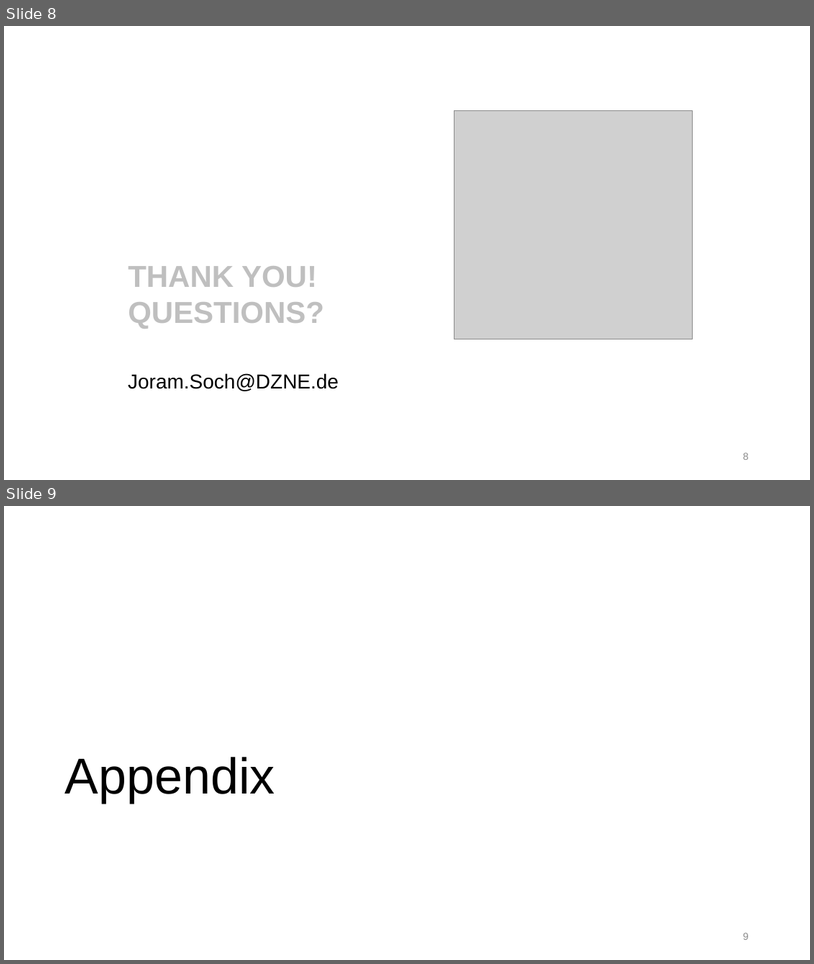
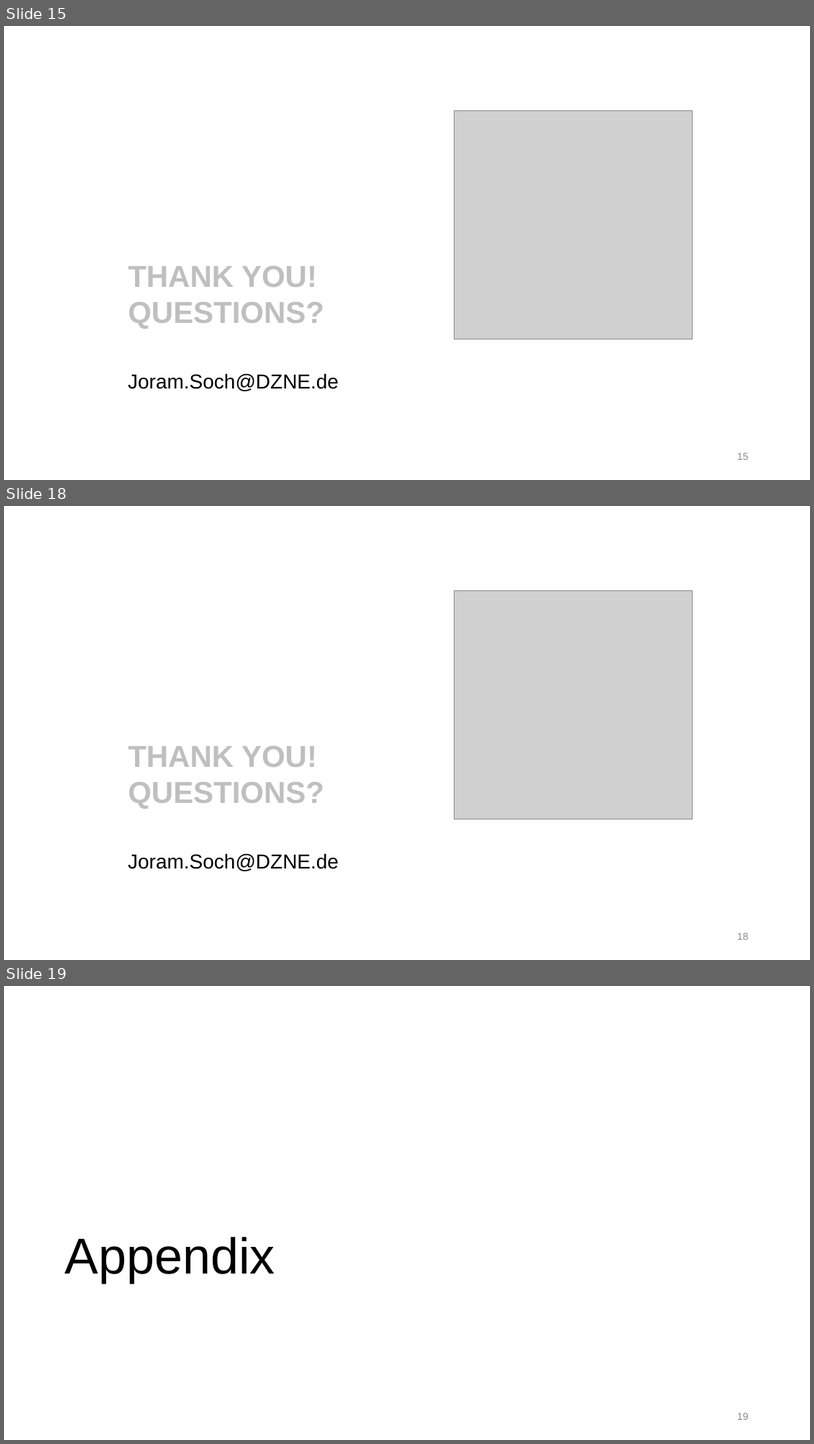
Before and after one commit to JoramSoch/OHBM_2022, a slide deck: Talks/OHBM_2022_Talk_B_FADE.pptx. Shown one above the other, each under a label of ours: slides 8 and 9 before the commit, slides 15, 18 and 19 after it; the slides between them are not shown. The pictures are 814x964 and 814x1444 pixels, drawn with LibreOffice and Linux fonts; fonts in the diff are those of the drawing; grey boxes stand for pictures. Boxes give left, top, right and bottom in pixels: in the first picture for what was removed or moved away, otherwise in the second. Text is boxed around its words. In the diff, an @@ line names an element or a change of style, - is before the commit and + after.

```diff
--- a/Talks/OHBM_2022_Talk_B_FADE.pptx
+++ b/Talks/OHBM_2022_Talk_B_FADE.pptx
@@ slide 18 added at (4, 506, 810, 960), background #FFFFFF @@
@@ picture added at (455, 591, 693, 819) @@
@@ text added at (128, 746, 324, 808), 36 pt, text #BFBFBF, bold @@
+THANK YOU!
+QUESTIONS?
@@ text added at (128, 853, 339, 871), 24 pt, text #000000 @@
+Joram.Soch@DZNE.de
@@ page number added at (738, 932, 749, 939), 12 pt, text #8C8C8C @@
+18
@@ what was slide 8 is now slide 15 @@
@@ page number at (738, 452, 749, 459): text changed @@
-8
+15
@@ what was slide 9 is now slide 19 @@
@@ page number at (738, 1412, 749, 1419): text changed @@
-9
+19
```
Also in this commit, not shown: 3 slides changed, 10 other slides added, 1 slide removed, 2 other files.
